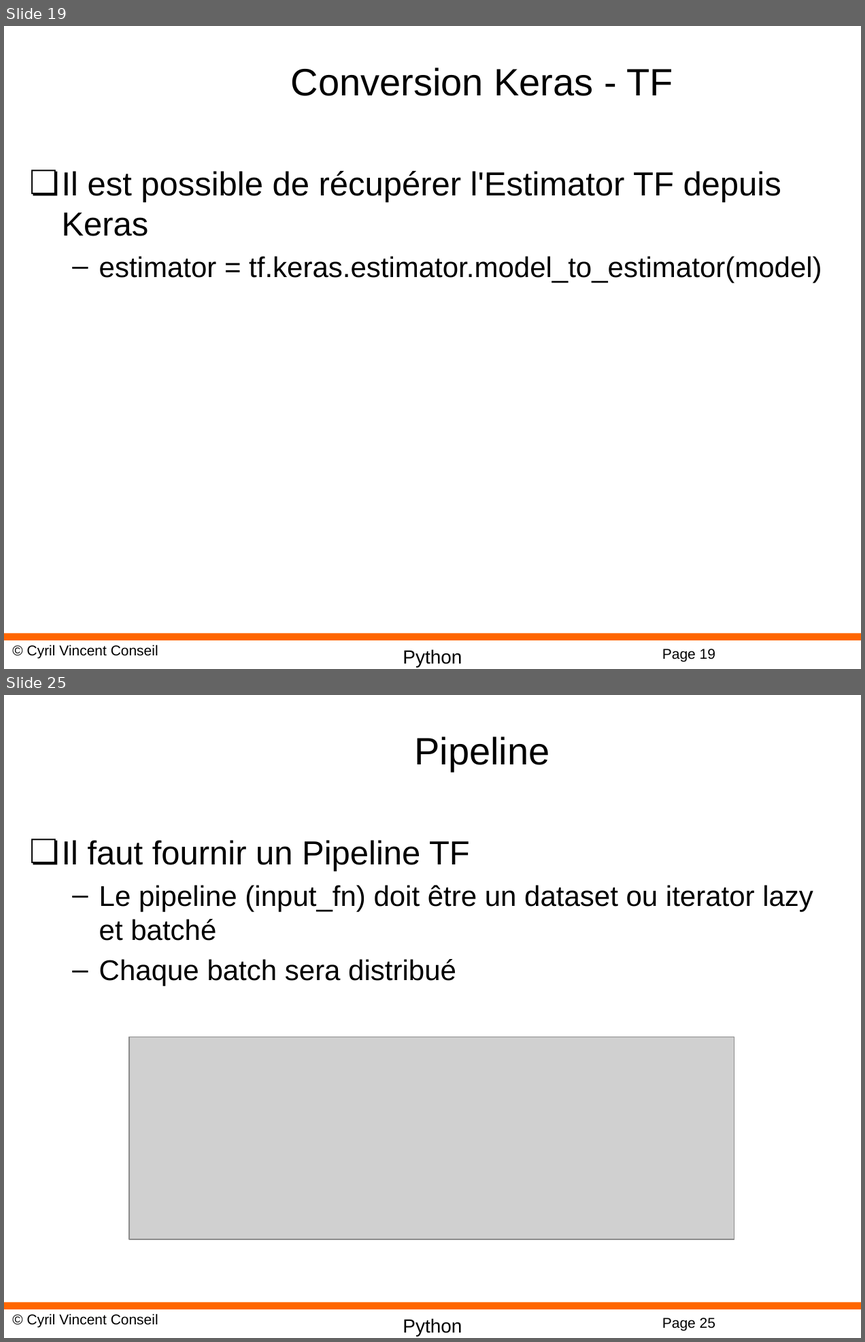
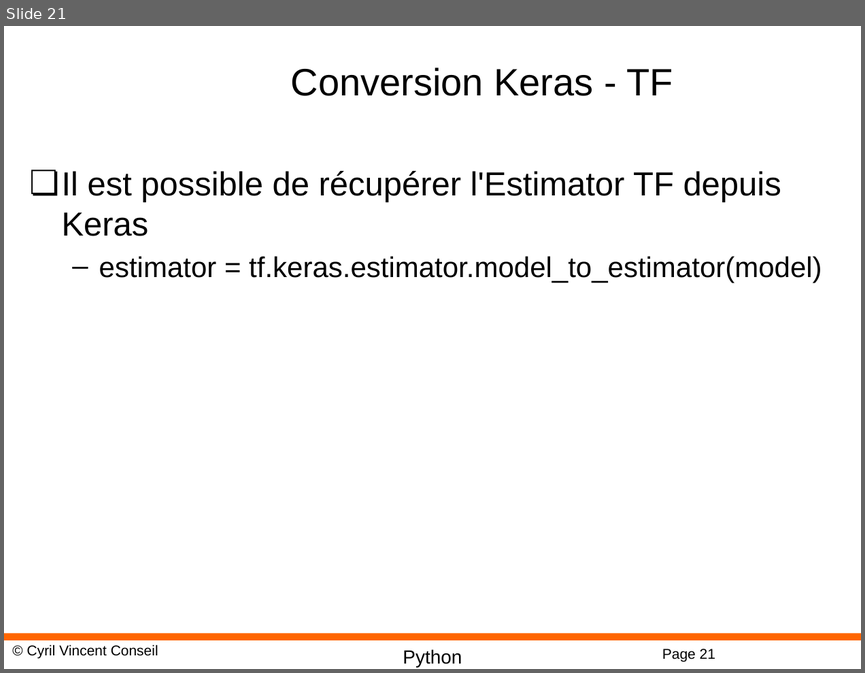
Before and after one commit to cyrilvincent/ML, a slide deck: PPT/DeepLearning25-Keras.pptx. Shown one above the other, each under a label of ours: slides 19 and 25 before the commit, slide 21 after it; the slides between them are not shown. The pictures are 865x1342 and 865x673 pixels, drawn with LibreOffice and Linux fonts; fonts in the diff are those of the drawing; grey boxes stand for pictures; background and template pictures are left out. Boxes give left, top, right and bottom in pixels: in the first picture for what was removed or moved away, otherwise in the second. Text is boxed around its words. In the diff, an @@ line names an element or a change of style, - is before the commit and + after.

```diff
--- a/PPT/DeepLearning25-Keras.pptx
+++ b/PPT/DeepLearning25-Keras.pptx
@@ slide 25 removed at bbox=[4, 695, 861, 1338], background #FFFFFF; not listed: 4 template elements that a slide beside it also shows @@
@@ title removed at bbox=[414, 736, 549, 772] @@
-Pipeline
@@ text removed at bbox=[62, 840, 813, 985] @@
-❏ Il faut fournir un Pipeline TF
-  – Le pipeline (input_fn) doit être un dataset ou iterator lazy et batché
-  – Chaque batch sera distribué
@@ picture removed at bbox=[129, 1037, 734, 1239] @@
@@ what was slide 19 is now slide 21 @@
@@ page number at bbox=[662, 648, 715, 661]: text changed @@
-Page 19
+Page 21
```
Also in this commit, not shown: 2 slides changed, 1 slide added, 5 other slides removed, 22 other files.
